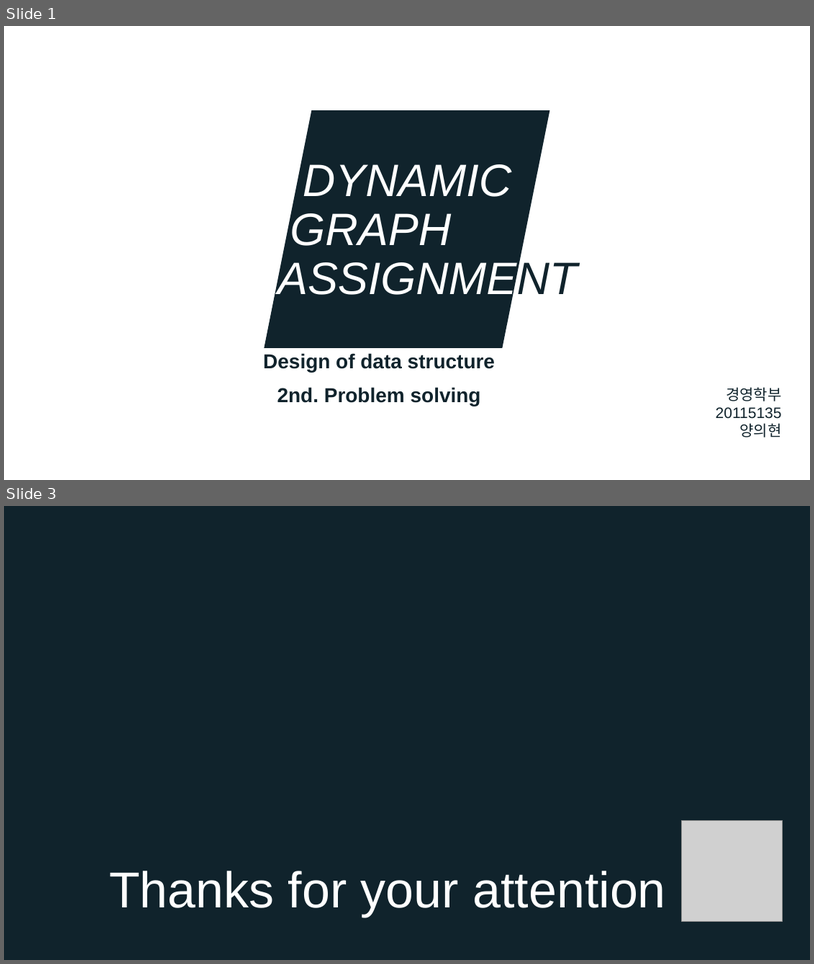
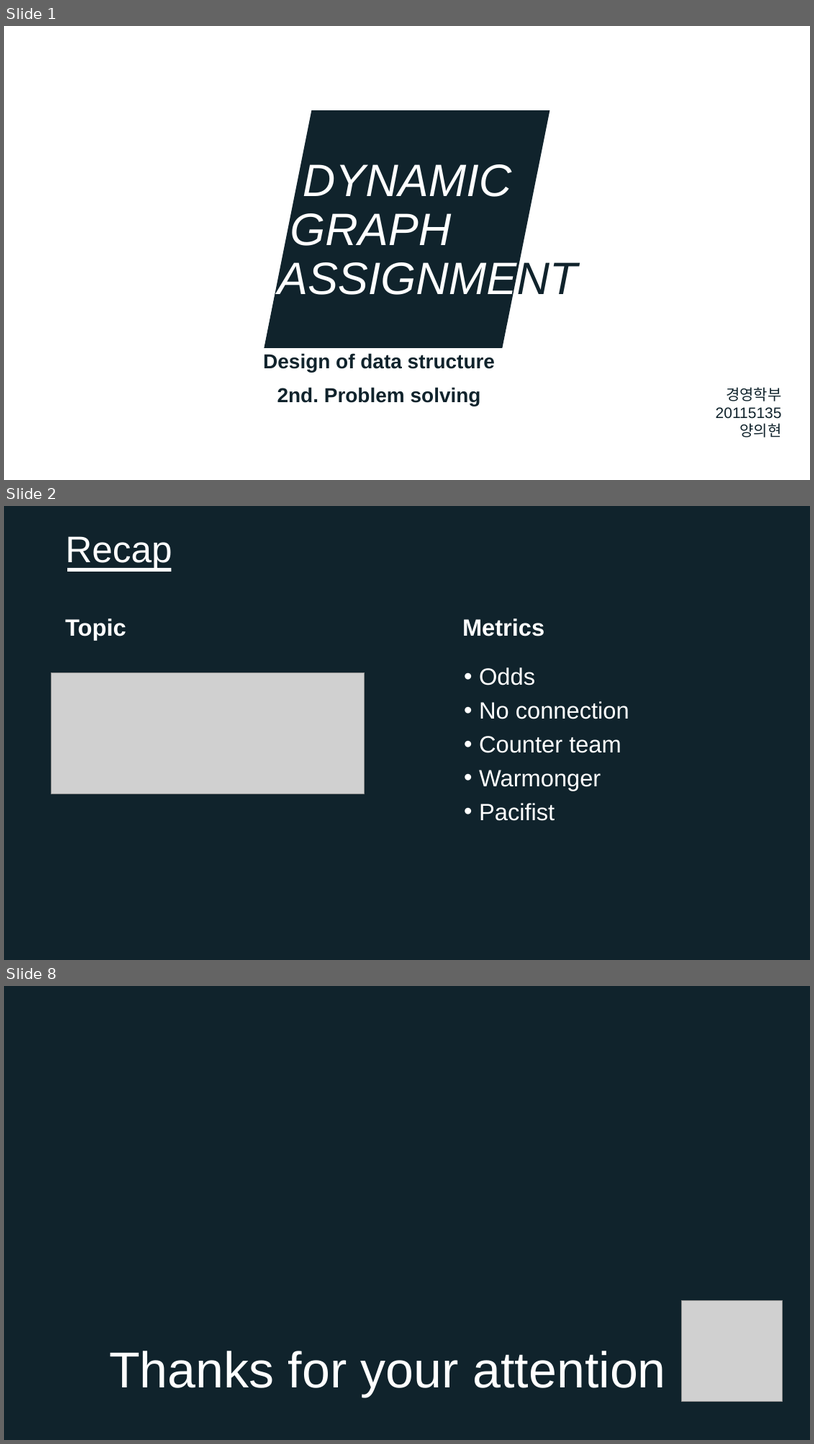
Before and after one commit to noahluftyang/data-structure-design-assignment, a slide deck: dynamic-graph/slides/2nd-dynamic-graph-problem-solving.pptx. Shown one above the other, each under a label of ours: slides 1 and 3 before the commit, slides 1, 2 and 8 after it; the slides between them are not shown. The pictures are 814x964 and 814x1444 pixels, drawn with LibreOffice and Linux fonts; fonts in the diff are those of the drawing; grey boxes stand for pictures. Boxes give left, top, right and bottom in pixels: in the first picture for what was removed or moved away, otherwise in the second. Text is boxed around its words. In the diff, an @@ line names an element or a change of style, - is before the commit and + after.

Commit message:
Update presentation

```diff
--- a/dynamic-graph/slides/2nd-dynamic-graph-problem-solving.pptx
+++ b/dynamic-graph/slides/2nd-dynamic-graph-problem-solving.pptx
@@ slide 2 added at (4, 506, 810, 960), background #FFFFFF @@
@@ rectangle added at (4, 506, 810, 960), fill #10232C @@
@@ title added at (65, 536, 172, 569), 44 pt, text #FFFFFF @@
+Recap
@@ rectangle added at (67, 568, 172, 572), fill #FFFFFF @@
@@ text added at (65, 618, 126, 639), 28 pt, text #FFFFFF, bold @@
+Topic
@@ text added at (463, 618, 545, 636), 28 pt, text #FFFFFF, bold @@
+Metrics
@@ picture added at (52, 672, 365, 793) @@
@@ text added at (479, 667, 630, 821), 28 pt, text #FFFFFF @@
+• Odds
+• No connection
+• Counter team
+• Warmonger
+• Pacifist
@@ what was slide 3 is now slide 8 @@
```
Also in this commit, not shown: 5 other slides added, 1 slide removed, 3 other files.
